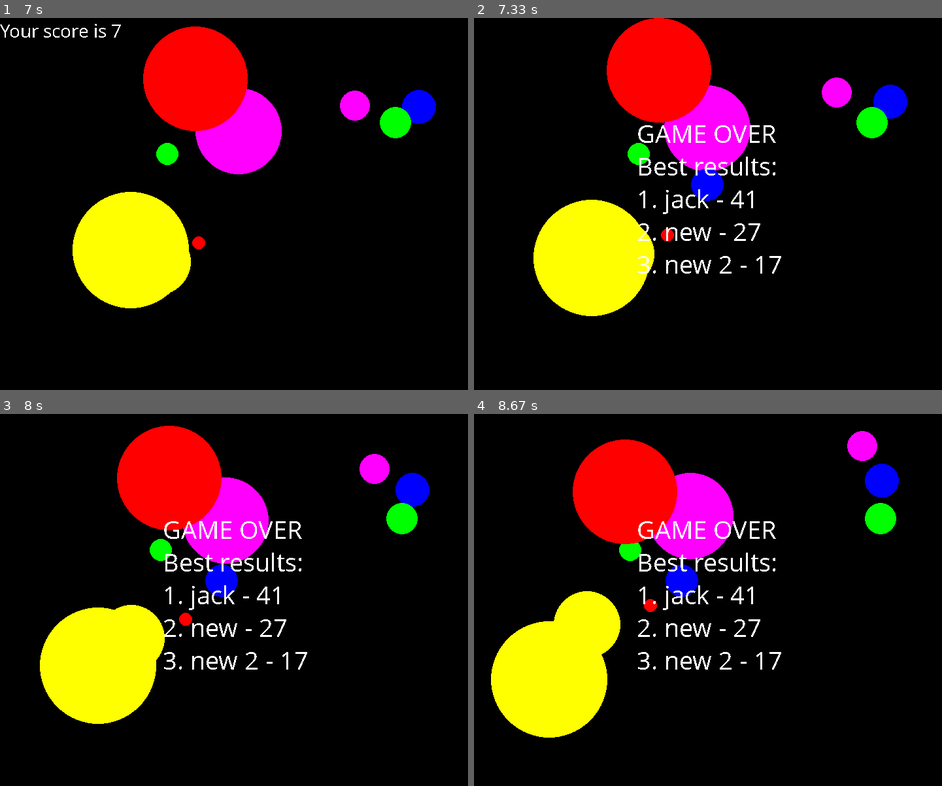
Above: before the commit, frames 1-4 (two rows, left to right).
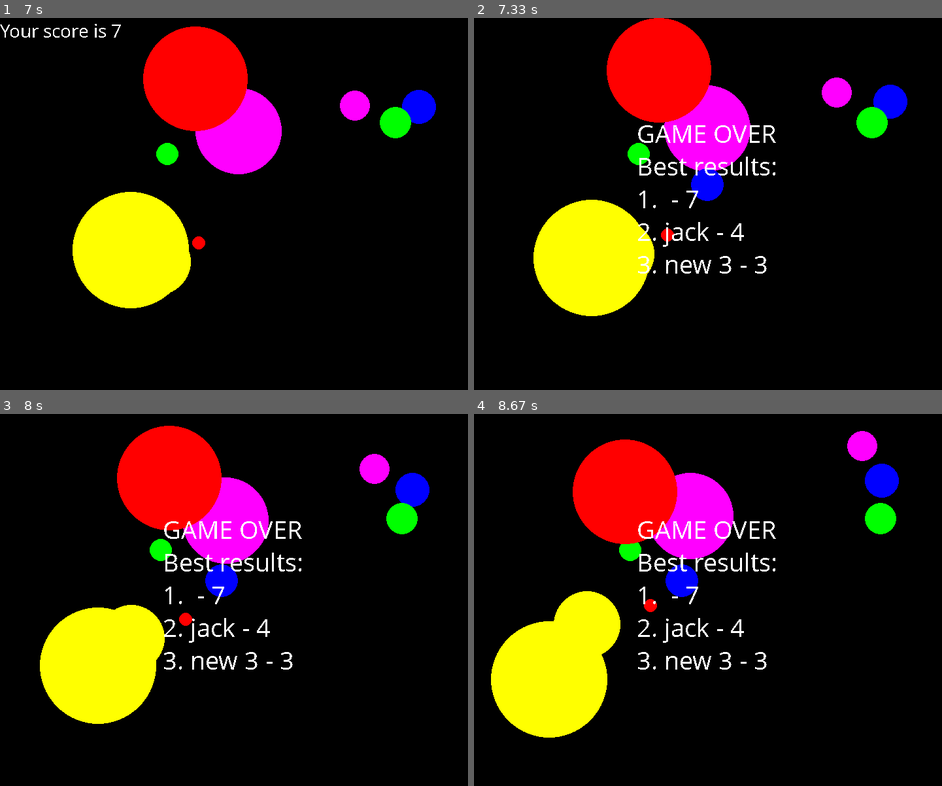
Above: after the commit, the same moments.

Repository: RShveda/pygame-practice
Game: pygame game, started from catch-ball-game/catch_ball.py
Same seed, same stepped clock (60 frames per second), same inputs: the game is played once before the commit and once after it.
Inputs (mouse positions are in pixels of both pictures, inside the frame that each line leads up to):
- Up to frame 1 (7 s): click (262, 215) at 0.43 s; click (135, 218) at 0.8 s; click (336, 77) at 1.2 s; move the mouse to (397, 274) at 2.97 s; click (397, 274) at 3.1 s; click (365, 185) at 3.5 s; click (60, 125) at 3.9 s; click (285, 200) at 5.8 s
- Up to frame 2 (7.33 s): hold Enter from 7.07 s (still down)
- Up to frame 3 (8 s): release Enter at 7.53 s
- Up to frame 4 (8.67 s): no input

Frame 1 is identical in both runs. In frame 2, 0.6% of the frame differs, in the area x 40-66%, y 46-69%; in frame 3, 0.6%; in frame 4, 0.6%.

Commit message:
Catch ball MVC refactoring. Models refactoring.

Diff:
--- a/catch-ball-game/catch_ball.py
+++ b/catch-ball-game/catch_ball.py
@@ -1,6 +1,7 @@
 import pygame
 from random import random
-from models import save_scores, load_scores, new_ball, move_balls, add_to_ranking
+from models import (save_scores, load_scores, new_ball, move_balls, add_to_ranking, reset_score,
+                    scores_data, score, balls, player_name, edit_player_name)
 from views import draw_scoreboard, game_over_view, blank_screen
 from controllers import click
 import constants as cons
@@ -13,10 +14,11 @@
     """
     pygame.init()
     clock = pygame.time.Clock()
-    scores_data = load_scores()
-    score = 0
-    balls = []
-    player_name = ''
+    load_scores()
+    # scores_data = load_scores()
+    # score = 0
+    # balls = []
+    # player_name = ''
     is_finished = False
     is_game_over = False
     show_ranking = False
@@ -28,7 +30,7 @@
                 is_finished = True
             elif event.type == pygame.MOUSEBUTTONDOWN:
                 if not is_game_over:
-                    score = click(event, balls, score)
+                    click(event, balls)
             elif event.type == pygame.KEYDOWN:
                 if is_game_over:
                     if show_ranking:
@@ -36,22 +38,20 @@
                             is_finished = True
                     else:
                         if event.key == pygame.K_RETURN:
-                            scores_data = add_to_ranking(score, player_name, scores_data)
-                            score = 0
-                            save_scores(scores_data)
+                            add_to_ranking()
+                            reset_score()
+                            save_scores()
                             show_ranking = True
-                        elif event.key == pygame.K_BACKSPACE:
-                            player_name = player_name[:-1]
                         else:
-                            player_name += event.unicode
-        move_balls(balls)
+                            edit_player_name(event)
+        move_balls()
         if show_ranking is False:  # hides score board after user inputted name
-            draw_scoreboard(score)
+            draw_scoreboard()
         if len(balls) < cons.MAX_BALLS:
             if random() < 0.2:
-                new_ball(balls)
+                new_ball()
         else:
-            game_over_view(score, player_name, scores_data, show_ranking)
+            game_over_view(show_ranking)
             is_game_over = True
         pygame.display.update()
         blank_screen()
--- a/catch-ball-game/controllers.py
+++ b/catch-ball-game/controllers.py
@@ -1,7 +1,8 @@
 import pygame
+from models import score, increment_score
 
 
-def click(event: pygame.MOUSEBUTTONDOWN, balls: list, score: int):
+def click(event: pygame.MOUSEBUTTONDOWN, balls: list):
     """
     Function which check if player clicked on a ball. If yes it will increment score and remove
     the ball from list of existing balls.
@@ -15,8 +16,7 @@
         distance = ((coords[0] - event.pos[0])**2 + (coords[1] - event.pos[1])**2)**0.5
         if int(distance) < radius:
             if ball[0]:
-                score += 1
+                increment_score(1)
             else:
-                score += 2
+                increment_score(2)
             balls.remove(ball)
-    return score
--- a/catch-ball-game/models.py
+++ b/catch-ball-game/models.py
@@ -5,7 +5,31 @@
 import json
 
 
-def new_ball(balls: list):
+scores_data = []
+score = 0
+balls = []
+player_name = ''
+
+
+def edit_player_name(event):
+    global player_name
+    if event.key == pygame.K_BACKSPACE:
+        player_name = player_name[:-1]
+    else:
+        player_name += event.unicode
+
+
+def increment_score(points: int):
+    global score
+    score += points
+
+
+def reset_score():
+    global score
+    score = 0
+
+
+def new_ball():
     """
     Function which creates a new ball (or creep type of ball) and adds it to list of existing
     balls. Each ball holds following params:
@@ -35,17 +59,16 @@
         balls.append((is_ball, (x, y), (x_direction, y_direction), radius, color))
 
 
-def move_balls(balls: list):
+def move_balls():
     """
     Function that move balls on a game surface. It calculates ball new position and direction
     according to a speed modifier and possible collisions with walls. Then it draw balls in those
     positions.
     :param balls: list that holds existing balls parameters
     """
-    speed = 5
     for key, ball in enumerate(balls):
         is_ball, coords, direction, radius, fill = ball
-        shifted_ball = shift_ball(ball, speed)
+        shifted_ball = shift_ball(ball)
         new_direction, new_coords = bounce_off_walls(shifted_ball)
         balls[key] = (is_ball, new_coords, new_direction, radius, fill)
         if ball[0]:
@@ -55,7 +78,7 @@
             blit_creep(balls[key])
 
 
-def shift_ball(ball: tuple, speed: int):
+def shift_ball(ball: tuple, speed: int = 5):
     """
     Function to update ball position according to a speed.
     :param ball: tuple that holds ball params
@@ -99,7 +122,7 @@
     return (direction_x, direction_y), (coords_x, coords_y)
 
 
-def add_to_ranking(score: int, player_name: str, scores_data: list):
+def add_to_ranking():
     """
     Helper function to insert player result into top 3 list.
     position.
@@ -108,15 +131,16 @@
     :param scores_data: current list of top 3 results
     :return: updated list of top 3 results
     """
+    global scores_data
     for position, record in enumerate(scores_data):
         if score > record["score"]:
             new_record = {"name": player_name, "score": score}
             scores_data.insert(position, new_record)
-            return scores_data[:3]
-    return scores_data[:3]
+            break  # prevents infinite loop
+    scores_data = scores_data[0:3]
 
 
-def save_scores(scores_data: list):
+def save_scores():
     """
     Function is responsible for writing a list of top score records into json file.
     :param scores_data: list of objects that hold top 3 scores.
@@ -125,6 +149,9 @@
             type(scores_data) == list):
         with open('scores.json', 'w') as f:
             json.dump(scores_data, f)
+        print("data saved")
+    else:
+        print("invalid data" + str(scores_data))
 
 
 def load_scores():
@@ -132,14 +159,13 @@
     Function extract data (top3 scores) from json file.
     :return: list of objects holding top 3 scores or zero records if json file does not exist.
     """
-
+    global scores_data
     try:
         with open('scores.json', 'r') as f:
-            data = json.load(f)
+            scores_data = json.load(f)
     except OSError:
-        data = [
+        scores_data = [
             {"name": "empty", "score": 0},
             {"name": "empty", "score": 0},
             {"name": "empty", "score": 0},
         ]
-    return data
--- a/catch-ball-game/scores.json
+++ b/catch-ball-game/scores.json
@@ -1 +1 @@
-[{"name": "jack", "score": 41}, {"name": "new", "score": 27}, {"name": "new 2", "score": 17}]
+[{"name": "jack", "score": 4}, {"name": "new 3", "score": 3}, {"name": "", "score": 3}]
--- a/catch-ball-game/views.py
+++ b/catch-ball-game/views.py
@@ -2,6 +2,7 @@
 from pygame.draw import *
 import numpy as np
 import constants as cons
+import models
 
 
 screen = pygame.display.set_mode((cons.WIDTH, cons.HEIGHT))
@@ -15,13 +16,13 @@
     screen.fill(cons.BLACK)
 
 
-def draw_scoreboard(score: int):
+def draw_scoreboard():
     """
     Function that draw current player score in top left corner of game screen
     :param score: current player score
     :return:
     """
-    text = "Your score is {}".format(score)
+    text = "Your score is {}".format(models.score)
     myfont = pygame.font.SysFont('Comic Sans MS', 30)
     textsurface = myfont.render(text, False, (255, 255, 255))
     screen.blit(textsurface, (0, 0))
@@ -73,8 +74,7 @@
     surface.blit(text_surface, coords)
 
 
-def game_over_view(score: int, player_name: str,
-                   scores_data: list, show_ranking: bool):
+def game_over_view(show_ranking: bool):
     """
     Function that draw game over screen and updates its content dynamically. Generally there are
     three layouts: 1) player name input - if player got into top 3; 2) show game over - if player did not
@@ -87,17 +87,17 @@
     gameover_surface = pygame.Surface((cons.WIDTH/1.5, cons.HEIGHT/2), pygame.SRCALPHA)
     gameover_surface_size = gameover_surface.get_size()
     text_area("GAME OVER", gameover_surface, 0)
-    player_rank = is_winner(score, scores_data)
+    player_rank = is_winner(models.score, models.scores_data)
     if player_rank:  # player_name_input
         text_area("You got into TOP 3!", gameover_surface, 0.5)
         text_area("Type your name:", gameover_surface, 1)
-        text_area("{}_".format(player_name), gameover_surface, 2)
+        text_area("{}_".format(models.player_name), gameover_surface, 2)
     else:
         if not show_ranking:  # show_game_over
             text_area("Press Enter to continue", gameover_surface, 0.5)
         else:  # show_top_rank
             text_area("Best results:", gameover_surface, 0.5)
-            for position, record in enumerate(scores_data):
+            for position, record in enumerate(models.scores_data):
                 text_area(str(position+1) + ". {} - {}".format(record["name"], record["score"]),
                           gameover_surface, position*0.5+1)
     coords = ((cons.WIDTH - gameover_surface_size[0])/2, (cons.HEIGHT - gameover_surface_size[1])/2)
